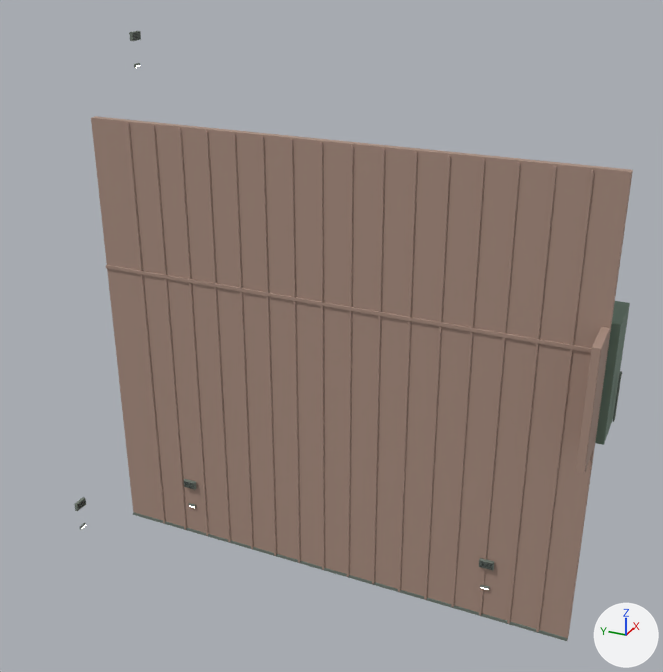
Two versions of the glTF model models/m2/pm2_m5.glb, one commit apart.
Both versions are drawn from a camera (50 mm lens) standing at (-100.5, 155.8, 42.3) and looking at (-49.6, 178.7, 16.8). The lights are fixed; the arrows at lower right show +X, +Y and +Z. The first picture is the older version. Vertices at exactly the same position are counted once.

In view in the first picture: 'pm2_m5'.
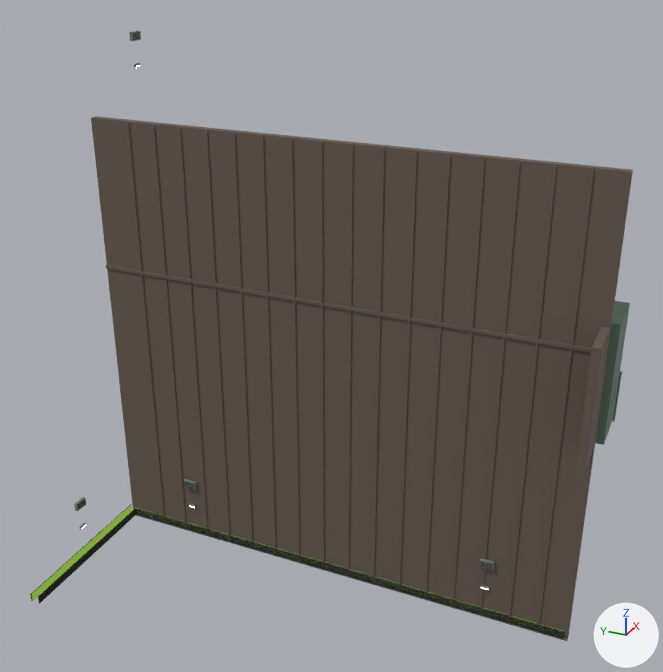
Changed parts and their boxes [x1, y1, x2, y2] in the pictures (663 x 672 px):
'pm2_m5', recoloured, reshaped (beige to brown, 8% wider): before [74, 31, 633, 641]; after [30, 31, 633, 641]
part 1 of me_pm2_m5, added: after [136, 508, 562, 633]
part 2 of me_pm2_m5, added: after [32, 505, 132, 600]
part 3 of me_pm2_m5, added: after [44, 507, 136, 591]
part 4 of me_pm2_m5, added: after [136, 514, 563, 639]
part 5 of me_pm2_m5, added: after [136, 512, 564, 638]
part 6 of me_pm2_m5, added: after [136, 511, 564, 636]
part 7 of me_pm2_m5, added: after [135, 509, 564, 634]
part 8 of me_pm2_m5, added: after [135, 508, 564, 633]
part 9 of me_pm2_m5, added: after [30, 504, 132, 595]
part 10 of me_pm2_m5, added: after [39, 514, 136, 604]
part 11 of me_pm2_m5, added: after [38, 512, 136, 602]
part 12 of me_pm2_m5, added: after [38, 511, 136, 600]
part 13 of me_pm2_m5, added: after [38, 510, 136, 599]
part 14 of me_pm2_m5, added: after [38, 509, 135, 598]

What changed in the scene script:
```text
Change mat_m2__oldbrick_010:
    mat_m2__oldbrick_010.base_color: (0.404, 0.274, 0.22) -> (0.136, 0.101, 0.0784)  # beige #aa8f81 -> brown #67594f
Add mat_emit_water_015:
    mat_emit_water_015 = principled_material('emit_water.015')
    mat_emit_water_015.base_color = (0.16, 0.29, 0.02)  # green #6f9327
    mat_emit_water_015.emission_color = (0.144, 0.261, 0.018)  # green #6a8c24
    mat_emit_water_015.emission_strength = 1.0
Change me_pm2_m5:
    used by ob_pm2_m5; location = (0.0, 0.0, 0.0)
    remove me_pm2_m5.from_pydata(...)  # 2040 vertices, 3652 faces; spans x -56.8..-37.0, y 160.2..196.3, z -2.0..34.9
    add me_pm2_m5.from_pydata(...)  # 2232 vertices, 3940 faces; spans x -62.2..-37.0, y 160.2..196.4, z -2.0..34.9
    me_pm2_m5 part 1: a new loose piece, a box spanning x -50.54..-50.52, y 161.3..195.7, z -1.85..-1.25, in mat_emit_water_015 (green #6f9327, glowing green #6a8c24)
    me_pm2_m5 part 2: a new loose piece, a box spanning x -62.2..-50.3, y 196.27..196.29, z -1.85..-1.25, in mat_emit_water_015 (green #6f9327, glowing green #6a8c24)
    me_pm2_m5 part 3: a new loose piece, a box spanning x -62.2..-50.3, y 195.71..195.73, z -1.85..-1.25, in mat_emit_water_015 (green #6f9327, glowing green #6a8c24)
    me_pm2_m5 part 4: a new loose piece, a box spanning x -50.615..-50.545, y 161.25..195.75, z -1.84..-1.78, in mat_black_016 (black #191d21)
    me_pm2_m5 part 5: a new loose piece, a box spanning x -50.615..-50.545, y 161.25..195.75, z -1.71..-1.65, in mat_black_016 (black #191d21)
    me_pm2_m5 part 6: a new loose piece, a box spanning x -50.615..-50.545, y 161.25..195.75, z -1.58..-1.52, in mat_black_016 (black #191d21)
    me_pm2_m5 part 7: a new loose piece, a box spanning x -50.615..-50.545, y 161.25..195.75, z -1.45..-1.39, in mat_black_016 (black #191d21)
    me_pm2_m5 part 8: a new loose piece, a box spanning x -50.615..-50.545, y 161.25..195.75, z -1.32..-1.26, in mat_black_016 (black #191d21)
    me_pm2_m5 part 9: a new loose piece, a box spanning x -62.25..-50.25, y 196.295..196.365, z -1.32..-1.26, in mat_black_016 (black #191d21)
    me_pm2_m5 part 10: a new loose piece, a box spanning x -62.25..-50.25, y 195.635..195.705, z -1.84..-1.78, in mat_black_016 (black #191d21)
    me_pm2_m5 part 11: a new loose piece, a box spanning x -62.25..-50.25, y 195.635..195.705, z -1.71..-1.65, in mat_black_016 (black #191d21)
    me_pm2_m5 part 12: a new loose piece, a box spanning x -62.25..-50.25, y 195.635..195.705, z -1.58..-1.52, in mat_black_016 (black #191d21)
    me_pm2_m5 part 13: a new loose piece, a box spanning x -62.25..-50.25, y 195.635..195.705, z -1.45..-1.39, in mat_black_016 (black #191d21)
    me_pm2_m5 part 14: a new loose piece, a box spanning x -62.25..-50.25, y 195.635..195.705, z -1.32..-1.26, in mat_black_016 (black #191d21)
    other edits to the shape of me_pm2_m5 do not show in these pictures
    add me_pm2_m5.materials.append(mat_emit_water_015)  # green #6f9327, glowing green #6a8c24
```
